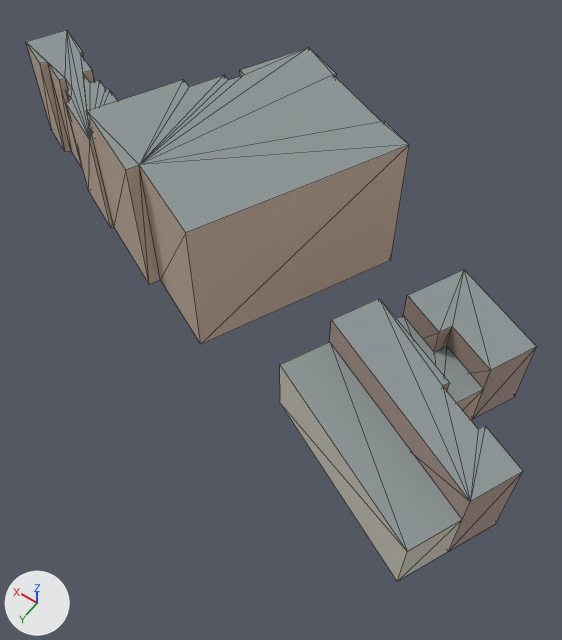
What one commit did to the glTF model game/assets/resources/districts/chinatown/context--1--2.gltf.
Before and after are seen from a camera (50 mm lens) standing at (-134.7, 208.7, 97.8) and looking at (-92.2, 149.3, 4.4). The axes (+X, +Y, +Z) are drawn at lower left. The lights are the same throughout. The picture after the commit comes second. Mesh edges are drawn as thin lines. Vertices at exactly the same position are counted once.

Objects in the first picture: 'context--1--2'.
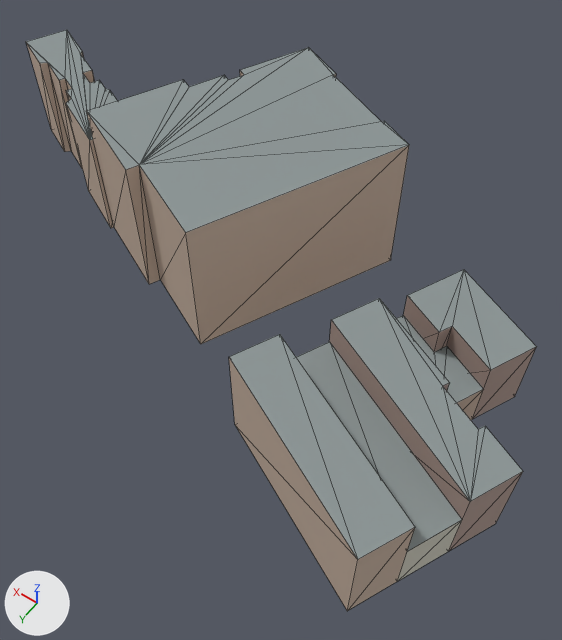
Changed parts and their boxes [x1, y1, x2, y2] in the pictures (562 x 640 px):
'context--1--2', reshaped: before [26, 30, 537, 581]; after [26, 30, 537, 611]
part 1 of me_context__1__2, added: after [229, 334, 415, 611]

The change in detail:
me_context__1__2 is used by ob_context__1__2; location (0.0, 0.0, 0.0).
me_context__1__2 had 119 vertices, 178 faces and spanned x -133.1..-25.9, y 113.4..172.0, z 0.0..24.6.
me_context__1__2 now has 125 vertices, 188 faces and spans x -133.1..-25.9, y 113.4..178.8, z 0.0..24.6.
Part 1, on me_context__1__2:
6 vertices are added at (-96.0, 165.9, 0.0), (-96.0, 165.9, 16.9), (-99.1, 159.2, 16.9), (-126.5, 172.0, 16.9), (-123.3, 178.8, 0.0), (-123.3, 178.8, 16.9).
8 new faces join them, mat_nyc_wall_0 (beige #c7b1a0).
2 new faces join them, mat_nyc_roof (grey #8b9595).
